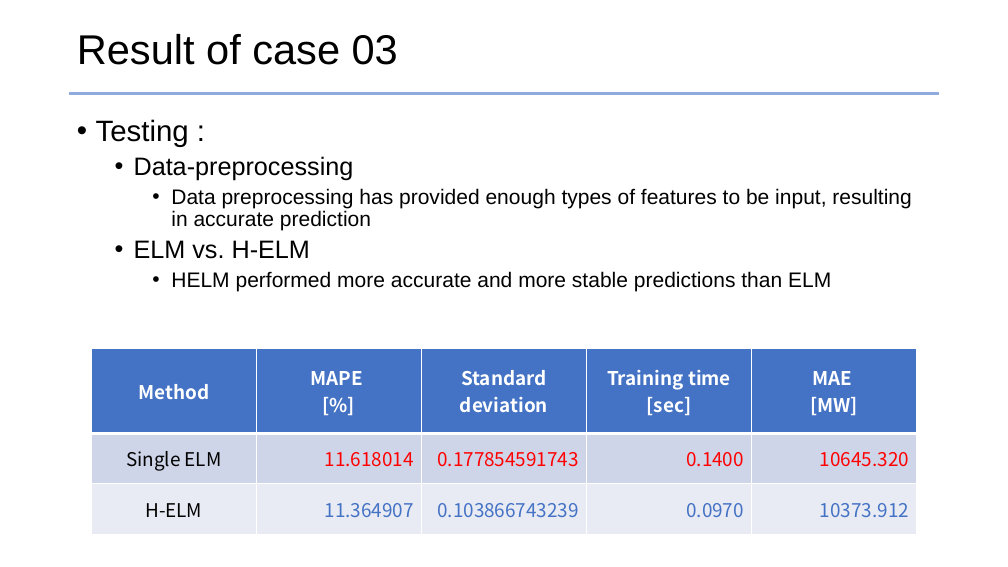
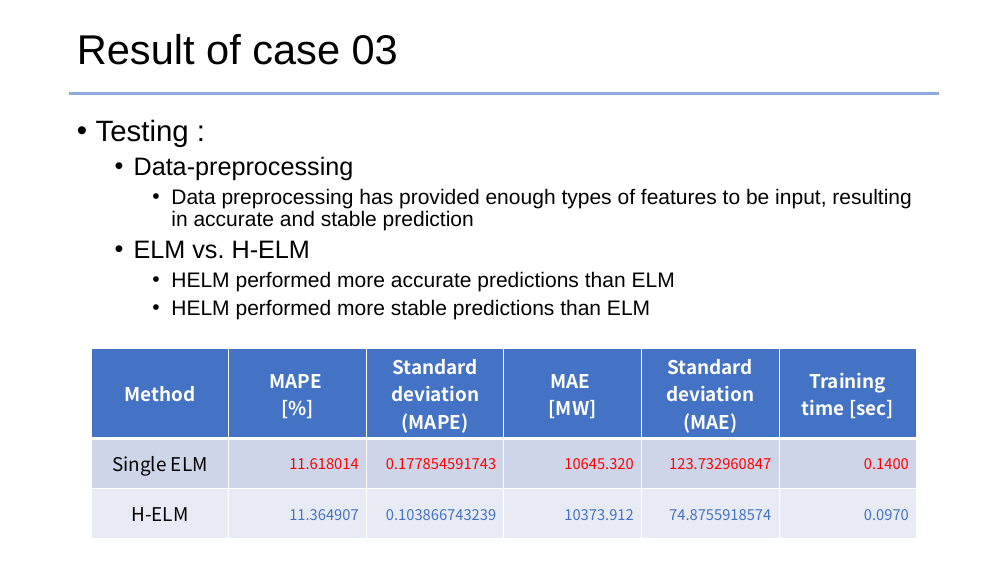
Before and after one commit to jhyun0919/STLF_of_Australian_NEM_by_H-ELM, a slide deck: slide 35 of ppt_slides/prepare_ELM2017_26MAY2017.pptx (slide 31 before the commit). Drawn at 1008x567 pixels with LibreOffice and Linux fonts; fonts in the diff are those of the drawing. Boxes give left, top, right and bottom in pixels: in the first picture for what was removed or moved away, otherwise in the second. Text is boxed around its words. In the diff, an @@ line names an element or a change of style, - is before the commit and + after.

Commit message:
elm2017

```diff
--- a/ppt_slides/prepare_ELM2017_26MAY2017.pptx
+++ b/ppt_slides/prepare_ELM2017_26MAY2017.pptx
@@ text at (171,188,911,231): text changed @@
-    • Data preprocessing has provided enough types of features to be input, resulting in accurate prediction
+    • Data preprocessing has provided enough types of features to be input, resulting in accurate and stable prediction
@@ text at (171,271,675,319): text changed @@
-    • HELM performed more accurate and more stable predictions than ELM
+    • HELM performed more accurate predictions than ELM
+    • HELM performed more stable predictions than ELM
@@ table at (91,349,917,534) @@
-column 3: Standard deviation | 0.177854591743 | 0.103866743239
+column 3: Standard deviation / (MAPE) | 0.177854591743 | 0.103866743239
+column 4: MAE / [MW] | 10645.320 | 10373.912
+column 5: Standard deviation / (MAE) | 123.732960847 | 74.8755918574
-column 5: MAE / [MW] | 10645.320 | 10373.912
```
Also in this commit, not shown: 5 other slides changed, 4 slides added.
